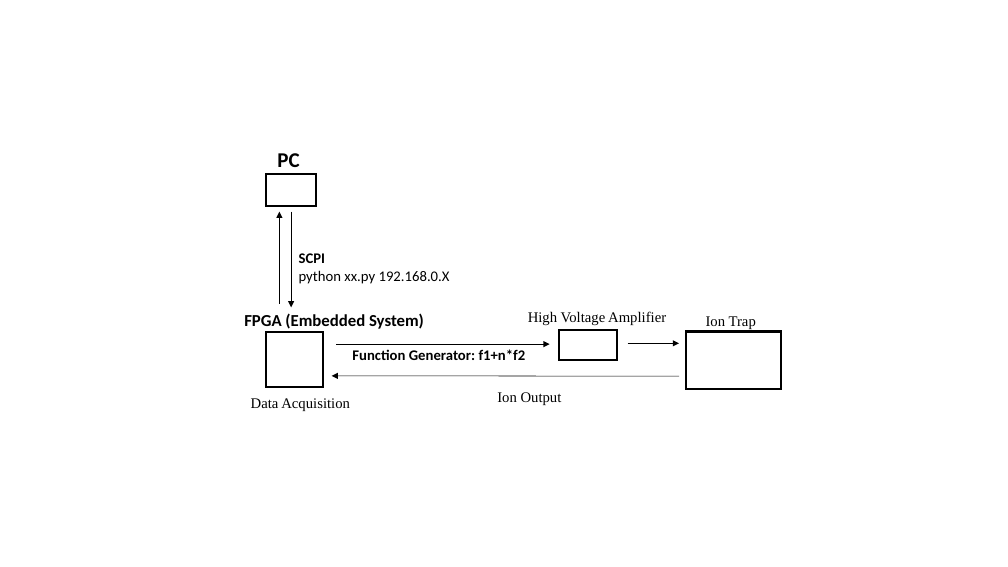
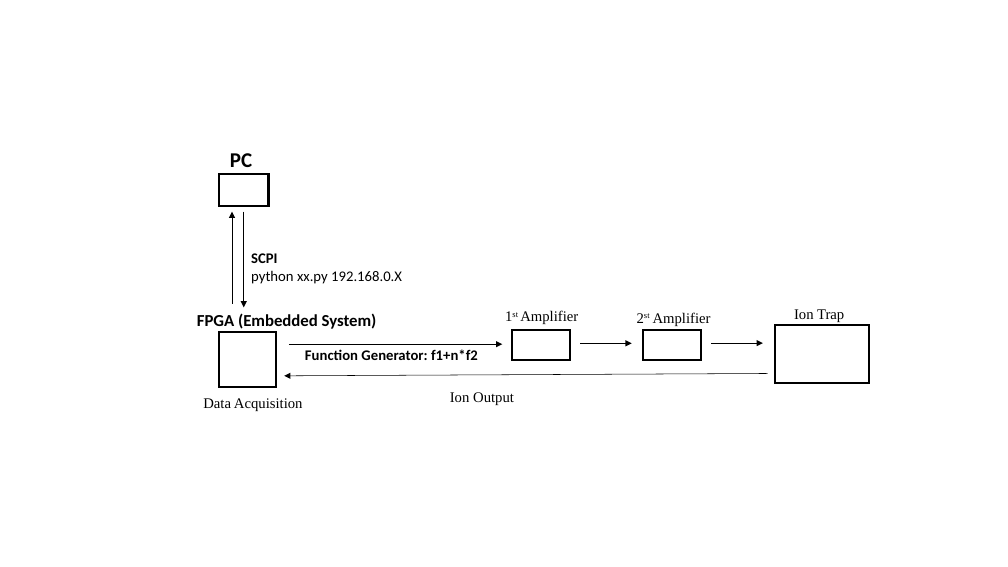
Before and after one commit to gbliao00/IonTrap, a slide deck: slide 1 of IonTrap_PM2.5_Outline.pptx. Drawn at 1008x567 pixels with LibreOffice and Linux fonts; fonts in the diff are those of the drawing. Boxes give left, top, right and bottom in pixels: in the first picture for what was removed or moved away, otherwise in the second. Text is boxed around its words. In the diff, an @@ line names an element or a change of style, - is before the commit and + after.

Commit message:
1st and 2st Amp

```diff
--- a/IonTrap_PM2.5_Outline.pptx
+++ b/IonTrap_PM2.5_Outline.pptx
@@ text at (520,310,578,324): text changed @@
-High Voltage Amplifier
+1st Amplifier
@@ text added at (653,312,711,326), 14 pt, text #000000 @@
+2st Amplifier
@@ rectangle: place and size @@
-rectangle at (687,331,781,389)
+rectangle at (775,325,870,383)
@@ text "Ion Trap": place and size @@
-text "Ion Trap" at (706,316,756,329)
+text "Ion Trap" at (794,309,844,322)
@@ 3 texts, 3 arrows, 1 rectangle: place and size @@
-3 texts, 3 arrows, 1 rectangle at (277,153,618,405)
+3 texts, 3 arrows, 1 rectangle at (230,153,570,405)
@@ 3 texts, 2 rectangles, 1 arrow: place and size @@
-3 texts, 2 rectangles, 1 arrow at (244,174,679,411)
+3 texts, 2 rectangles, 1 arrow at (197,174,632,411)
@@ rectangle added at (643,330,701,361), fill #FFFFFF, outline #000000 2 pt @@
@@ arrow added from (712, 343) to (763, 343), #000000 0.5 pt @@
@@ arrow moved from (679, 377) - (332, 376) to (768, 374) - (284, 376) @@
```
